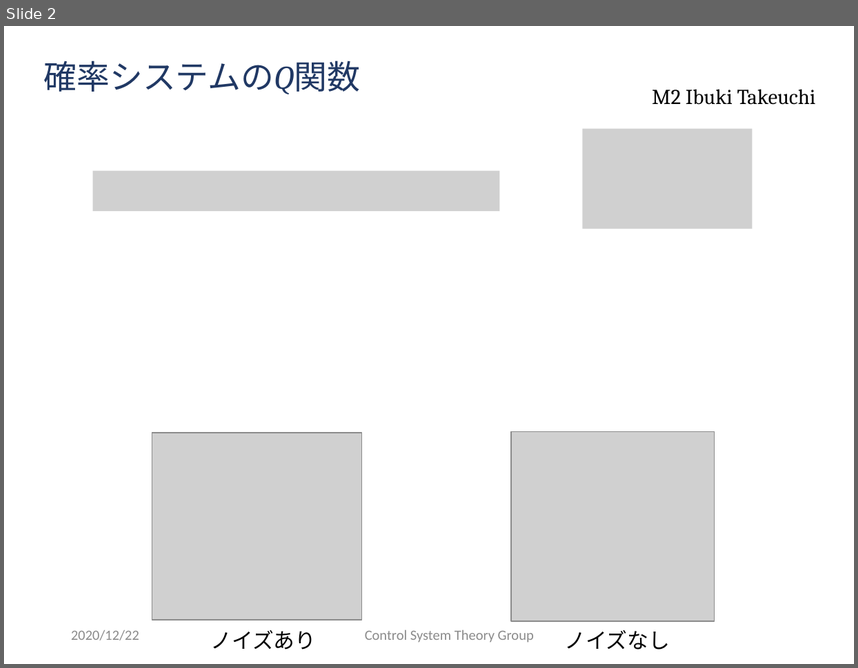
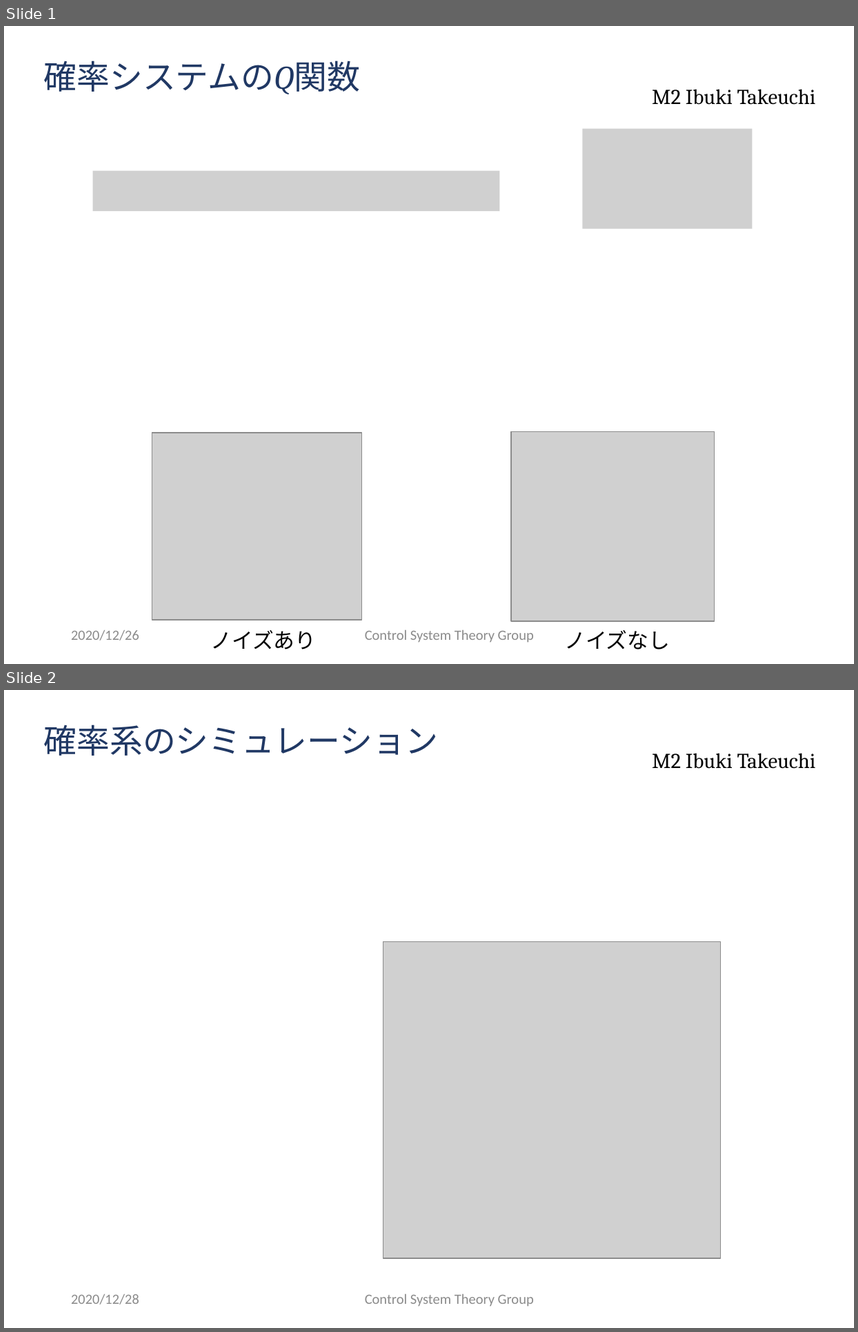
Before and after one commit to ibuki1024/weekly_report, a slide deck: report.pptx. Shown one above the other, each under a label of ours: slide 2 before the commit, slides 1 and 2 after it. The pictures are 858x668 and 858x1332 pixels, drawn with LibreOffice and Linux fonts; fonts in the diff are those of the drawing; grey boxes stand for pictures; background and template pictures are left out. Boxes give left, top, right and bottom in pixels: in the first picture for what was removed or moved away, otherwise in the second. Text is boxed around its words. In the diff, an @@ line names an element or a change of style, - is before the commit and + after.

```diff
--- a/report.pptx
+++ b/report.pptx
@@ slide 2 added at box(4, 690, 854, 1328), background #FFFFFF; not listed: 1 template element that a slide beside it also shows @@
@@ title added at box(44, 724, 439, 756), 28 pt, text #203864 @@
+確率系のシミュレーション
@@ picture added at box(383, 942, 721, 1258) @@
@@ text added at box(71, 1294, 139, 1304), 12 pt, text #8C8C8C @@
+2020/12/28
@@ text added at box(365, 1294, 534, 1305), 12 pt, text #8C8C8C @@
+Control System Theory Group
@@ what was slide 2 is now slide 1 @@
@@ slide 1 changed as well @@
@@ text at box(71, 630, 139, 640): text changed @@
-2020/12/22
+2020/12/26
```
Also in this commit, not shown: 3 other slides changed, 1 other slide added, 1 slide removed.
